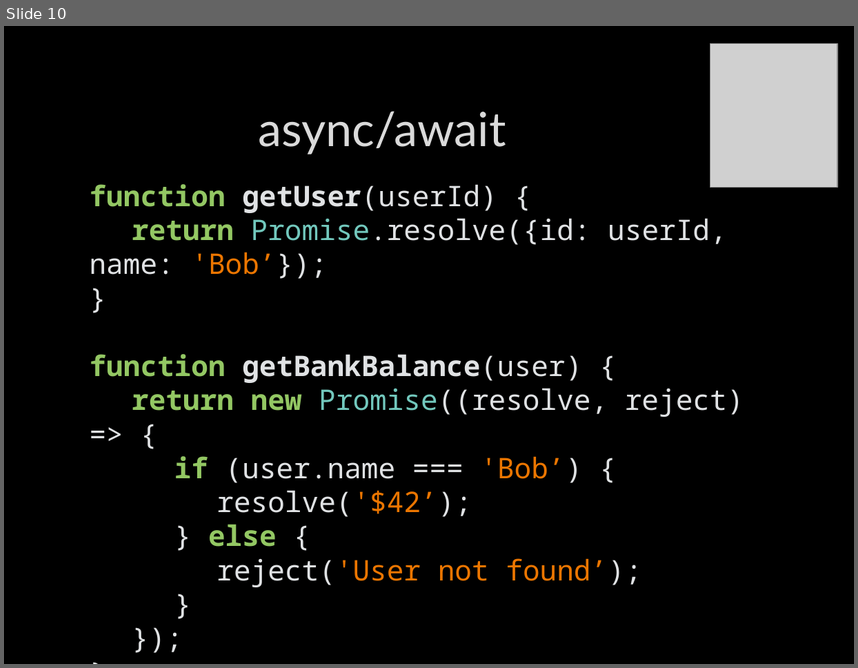
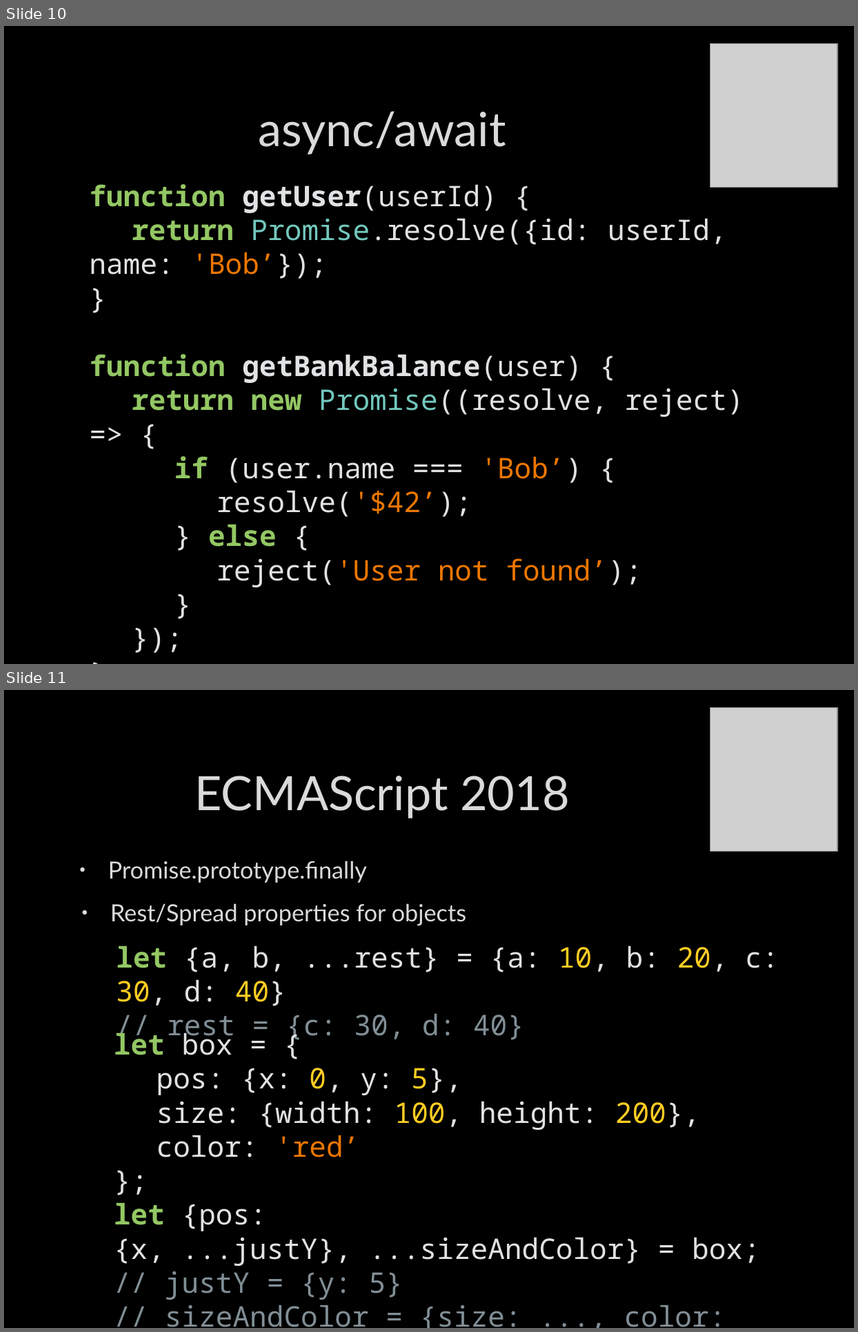
Before and after one commit to itenium-be/CSharp-JavaScript-New-Features, a slide deck: Slides.pptx. Shown one above the other, each under a label of ours: slide 10 before the commit, slides 10 and 11 after it. The pictures are 858x668 and 858x1332 pixels, drawn with LibreOffice and Linux fonts; fonts in the diff are those of the drawing; grey boxes stand for pictures; background and template pictures are left out. Boxes give left, top, right and bottom in pixels: in the first picture for what was removed or moved away, otherwise in the second. Text is boxed around its words. In the diff, an @@ line names an element or a change of style, - is before the commit and + after.

```diff
--- a/Slides.pptx
+++ b/Slides.pptx
@@ slide 11 added at [4,690,854,1328], background picture (left out) @@
@@ picture added at [711,708,838,851] @@
@@ title added at [195,776,570,818], 40 pt, text #DADADA @@
+ECMAScript 2018
@@ text added at [108,860,367,883], 20 pt, text #DADADA @@
+• Promise.prototype.finally
@@ text added at [110,903,466,926], 20 pt, text #DADADA @@
+• Rest/Spread properties for objects
@@ text added at [116,945,779,1043], 24 pt, text #E0E2E4 @@
+let {a, b, ...rest} = {a: 10, b: 20, c: 30, d: 40}
+// rest = {c: 30, d: 40}
@@ text added at [114,1028,760,1328], 24 pt, text #E0E2E4 @@
+let box = {
+pos: {x: 0, y: 5},
+size: {width: 100, height: 200},
+color: 'red’
+};
+let {pos: {x, ...justY}, ...sizeAndColor} = box;
+// justY = {y: 5}
+// sizeAndColor = {size: ..., color: 'red'}
```
Also in this commit, not shown: 11 other slides added, 5 slides removed, 2 other files.
